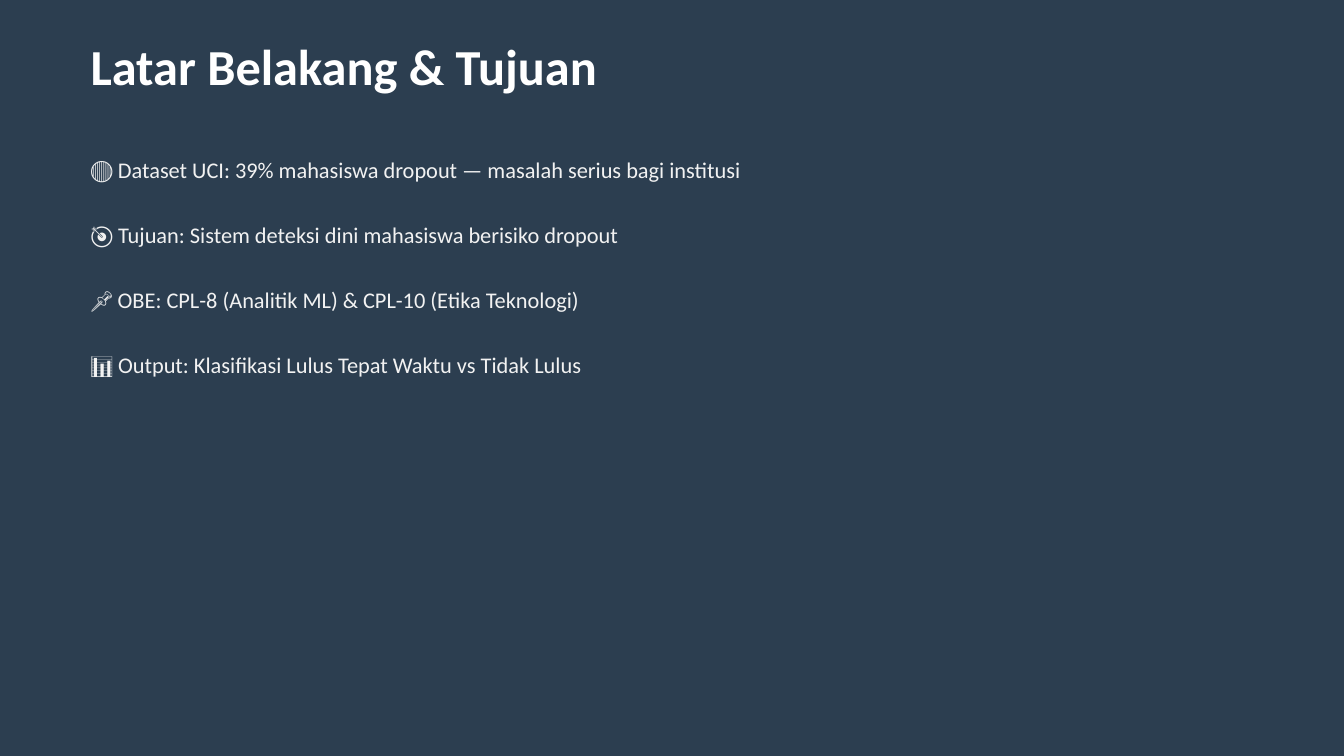
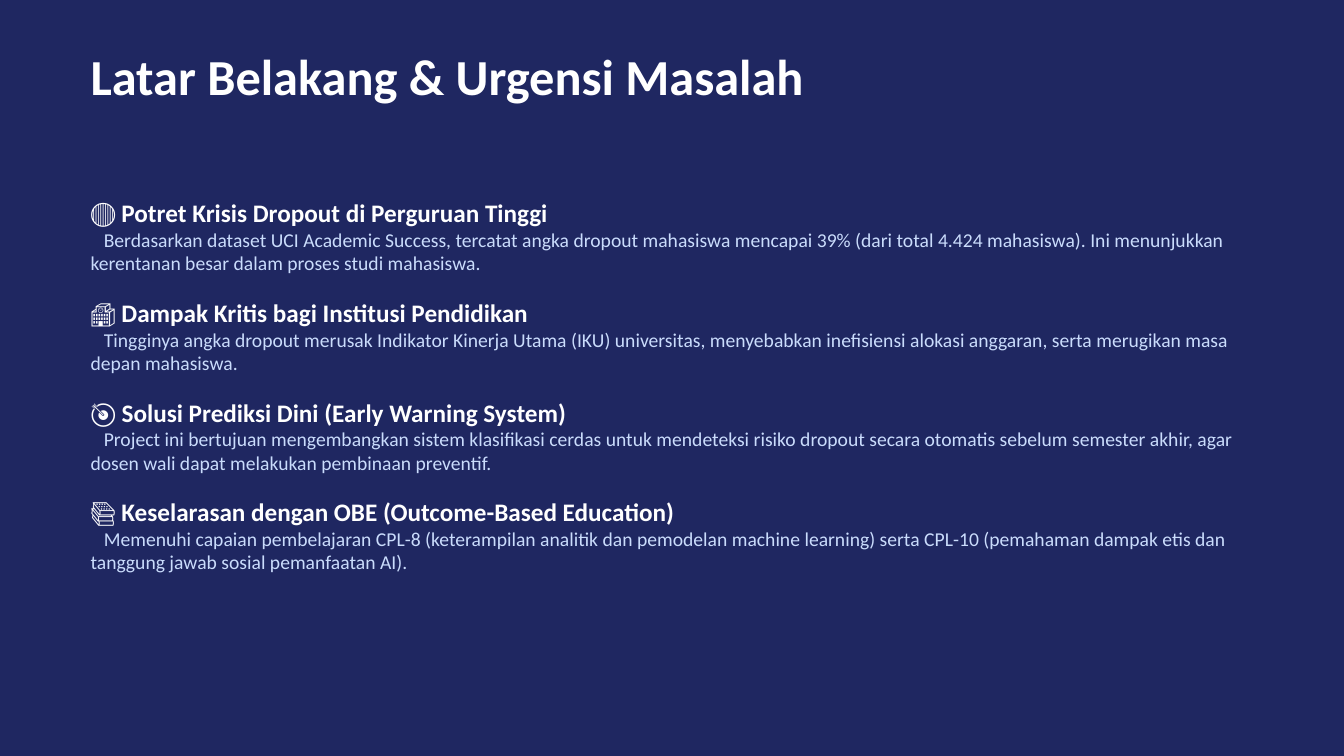
Before and after one commit to hafizmuzani011-collab/uas-ml-kelulusan, a slide deck: slide 2 of presentation/presentasi_uas_ml.pptx. Drawn at 1344x756 pixels with LibreOffice and Linux fonts; fonts in the diff are those of the drawing. Boxes give left, top, right and bottom in pixels: in the first picture for what was removed or moved away, otherwise in the second. Text is boxed around its words. In the diff, an @@ line names an element or a change of style, - is before the commit and + after.

```diff
--- a/presentation/presentasi_uas_ml.pptx
+++ b/presentation/presentasi_uas_ml.pptx
@@ background #2C3E50 to #1F2761 @@
@@ text at box(91, 59, 803, 104): text changed @@
-Latar Belakang & Tujuan
+Latar Belakang & Urgensi Masalah
@@ text at box(91, 204, 1232, 573): text changed; size 16 to 14 pt; text colour #F2F2F2 to #CADCFC @@
-🔴 Dataset UCI: 39% mahasiswa dropout — masalah serius bagi institusi
-🎯 Tujuan: Sistem deteksi dini mahasiswa berisiko dropout
-📌 OBE: CPL-8 (Analitik ML) & CPL-10 (Etika Teknologi)
-📊 Output: Klasifikasi Lulus Tepat Waktu vs Tidak Lulus
+🔴 Potret Krisis Dropout di Perguruan Tinggi
+Berdasarkan dataset UCI Academic Success, tercatat angka dropout mahasiswa mencapai 39% (dari total 4.424 mahasiswa). Ini menunjukkan kerentanan besar dalam proses studi mahasiswa.
+🏫 Dampak Kritis bagi Institusi Pendidikan
+Tingginya angka dropout merusak Indikator Kinerja Utama (IKU) universitas, menyebabkan inefisiensi alokasi anggaran, serta merugikan masa depan mahasiswa.
+🎯 Solusi Prediksi Dini (Early Warning System)
+Project ini bertujuan mengembangkan sistem klasifikasi cerdas untuk mendeteksi risiko dropout secara otomatis sebelum semester akhir, agar dosen wali dapat melakukan pembinaan preventif.
+📚 Keselarasan dengan OBE (Outcome-Based Education)
+Memenuhi capaian pembelajaran CPL-8 (keterampilan analitik dan pemodelan machine learning) serta CPL-10 (pemahaman dampak etis dan tanggung jawab sosial pemanfaatan AI).
```
Also in this commit, not shown: 9 other slides changed, 2 other files.
